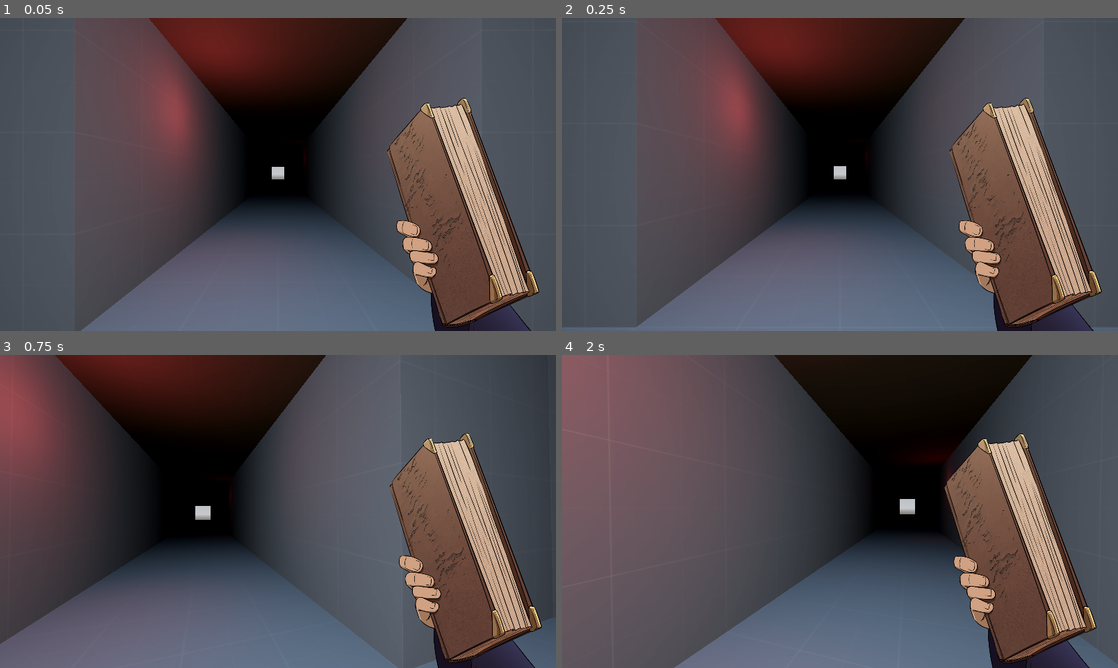
Above: before the commit, frames 1-4 (two rows, left to right).
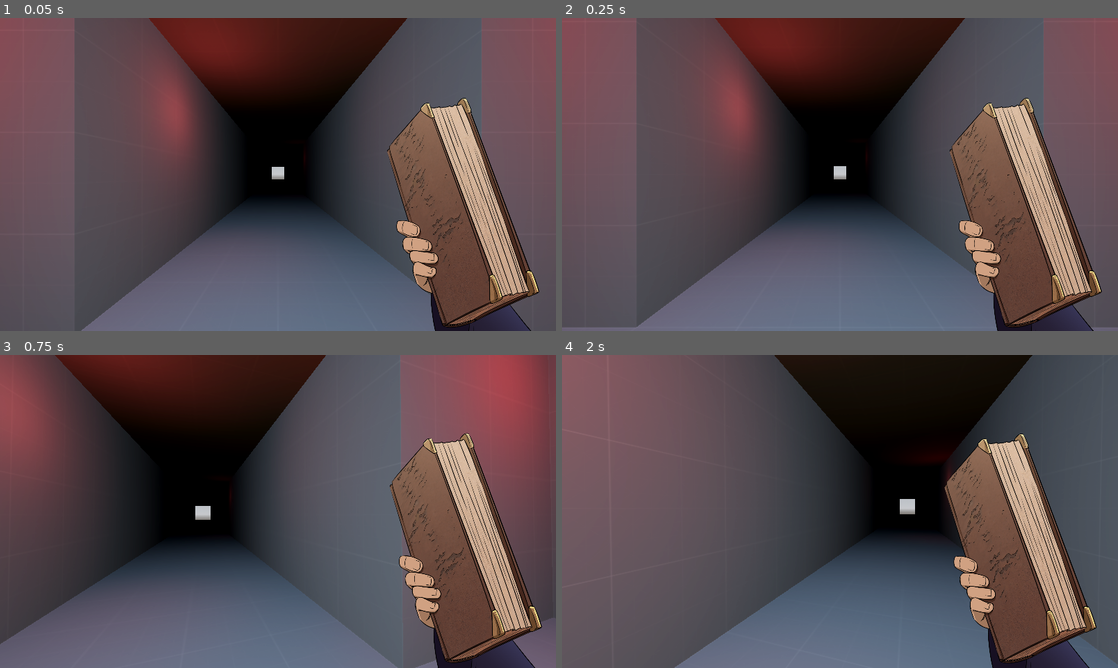
Above: after the commit, the same moments.

Repository: Bigaston/LDJam55
Game: Godot game, scene res://scenes/game/level.tscn
Same seed, same stepped clock (60 frames per second), same inputs: the game is played once before the commit and once after it.
Inputs (mouse positions are in pixels of both pictures, inside the frame that each line leads up to):
- Up to frame 1 (0.05 s): no input
- Up to frame 2 (0.25 s): no input
- Up to frame 3 (0.75 s): tap Enter at 0.5 s; move the mouse to (305, 511) at 0.52 s; hold W (move_forward) from 0.53 s (still down); tap Space (use_spell) at 0.6 s
- Up to frame 4 (2 s): keep holding W (move_forward); move the mouse to (812, 511) at 1.27 s; tap Space (use_spell) at 1.35 s

The runs differ from the first frame. In frame 1, 17% of the frame differs, in the area x 0-100%, y 0-74%; in frame 2, 16%; in frame 3, 13%; in frame 4, nothing differs.

Commit message:
Ajout de lights

Diff:
--- a/scenes/game/level.tscn
+++ b/scenes/game/level.tscn
@@ -127,5 +127,21 @@
 transform = Transform3D(1, 0, 0, 0, 1, 0, 0, 0, 1, 0, 0, -0.5)
 shape = SubResource("BoxShape3D_8pl3p")
 
+[node name="OmniLight3D" type="OmniLight3D" parent="StartRoom"]
+transform = Transform3D(1, 0, 0, 0, 1, 0, 0, 0, 1, 3.84107, 3.30492, 0.988935)
+light_color = Color(1, 0, 0, 1)
+
+[node name="OmniLight3D2" type="OmniLight3D" parent="StartRoom"]
+transform = Transform3D(1, 0, 0, 0, 1, 0, 0, 0, 1, 3.84107, 3.30492, 9.27951)
+light_color = Color(1, 0, 0, 1)
+
+[node name="OmniLight3D3" type="OmniLight3D" parent="StartRoom"]
+transform = Transform3D(1, 0, 0, 0, 1, 0, 0, 0, 1, -3.77043, 3.30492, 9.27951)
+light_color = Color(1, 0, 0, 1)
+
+[node name="OmniLight3D4" type="OmniLight3D" parent="StartRoom"]
+transform = Transform3D(1, 0, 0, 0, 1, 0, 0, 0, 1, -3.77043, 3.30492, 1.26726)
+light_color = Color(1, 0, 0, 1)
+
 [node name="Monster" parent="." instance=ExtResource("6_yuqhc")]
 transform = Transform3D(1, 0, 0, 0, 1, 0, 0, 0, 1, 0, 1.99765, 4.25093)
